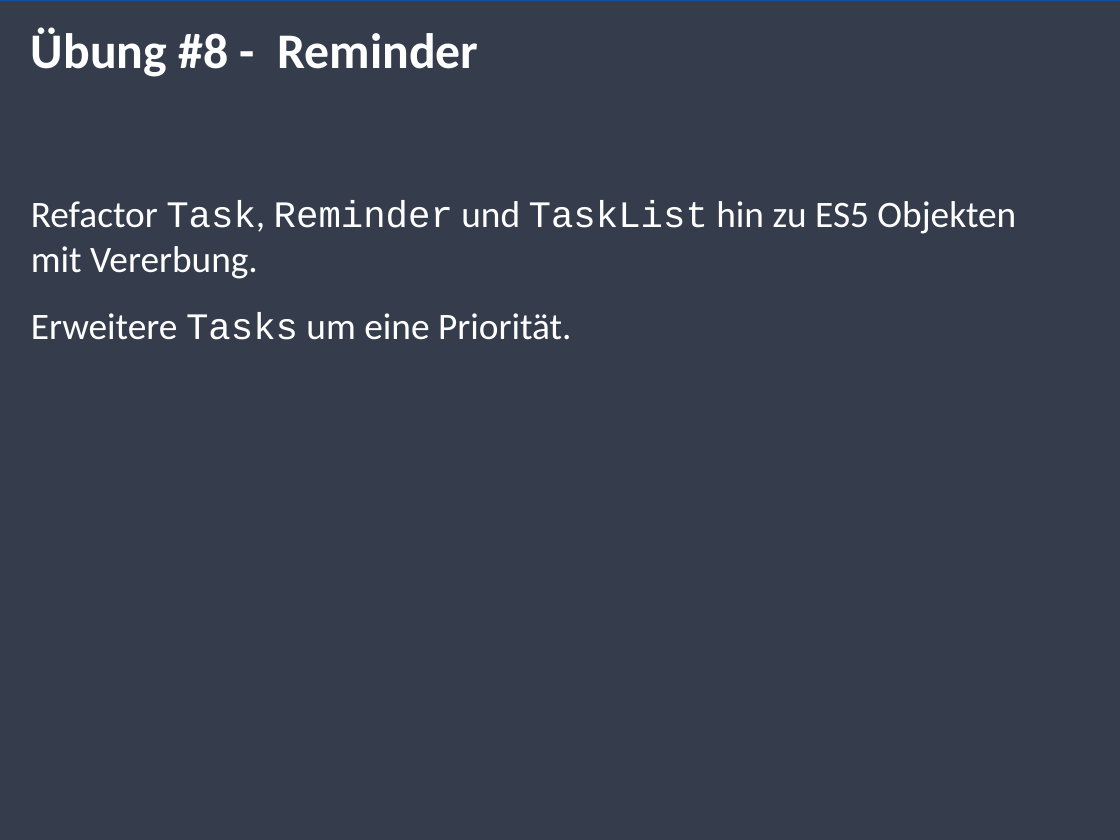
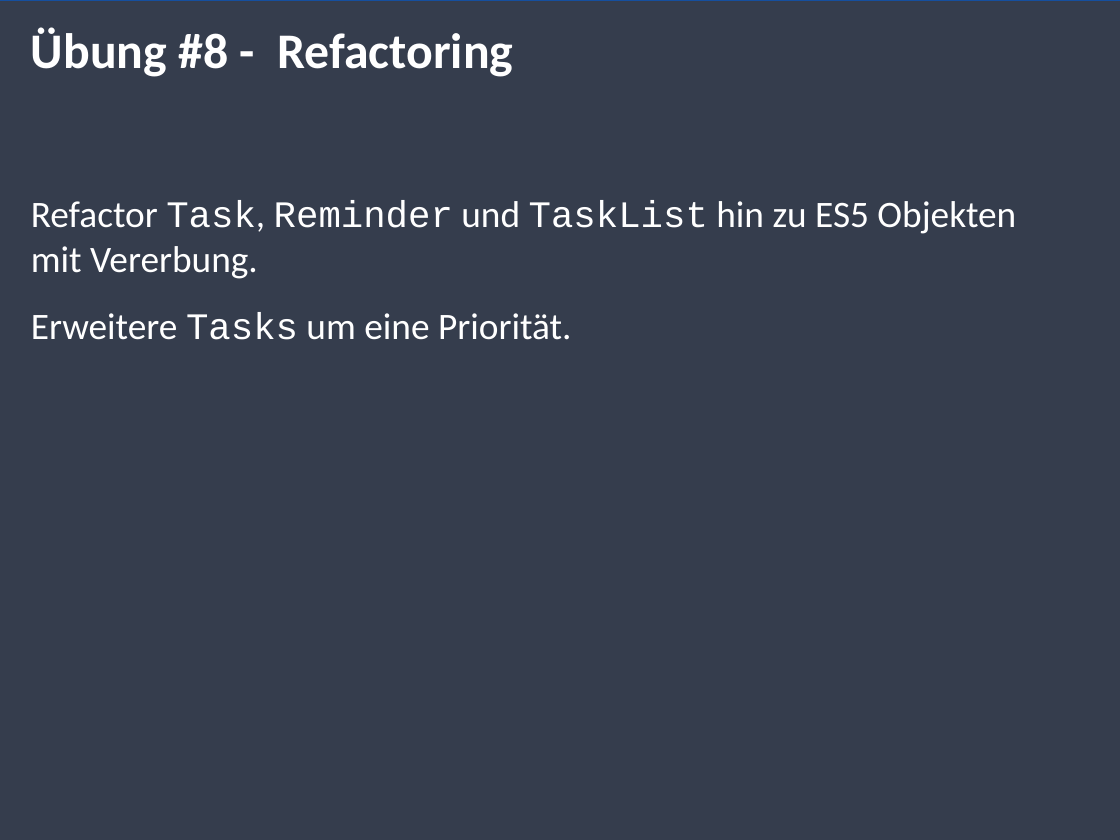
Before and after one commit to simonox/js-workshop, a slide deck: slide 13 of Tag 2.pptx. Drawn at 1120x840 pixels with LibreOffice and Linux fonts; fonts in the diff are those of the drawing; background and template pictures are left out. Boxes give left, top, right and bottom in pixels: in the first picture for what was removed or moved away, otherwise in the second. Text is boxed around its words. In the diff, an @@ line names an element or a change of style, - is before the commit and + after.

```diff
--- a/Tag 2.pptx
+++ b/Tag 2.pptx
@@ title at [31,27,513,77]: text changed @@
-Übung #8 - Reminder
+Übung #8 - Refactoring
```
Also in this commit, not shown: 2 other slides changed, 4 slides added, 2 other files.
